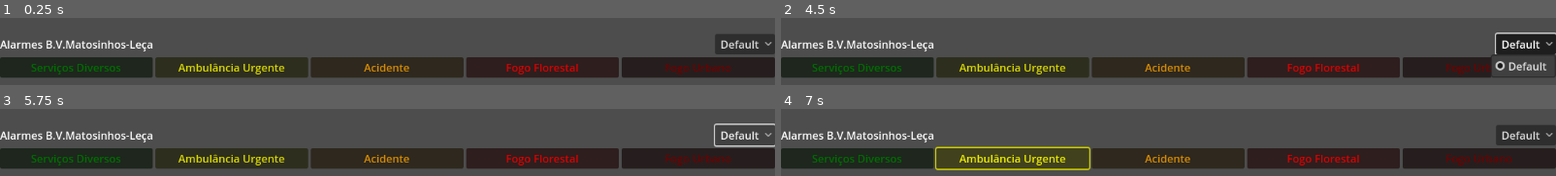
Above: before the commit, frames 1-4 (two rows, left to right).
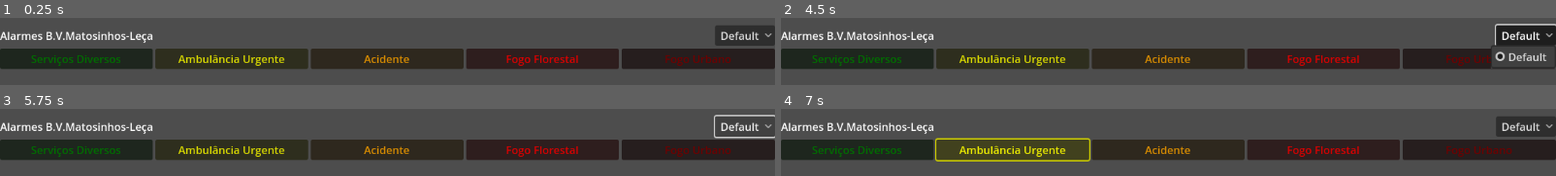
Above: after the commit, the same moments.

Repository: Acinonyx-Studio/larman
Game: Godot game, scene res://main.tscn
The game is run twice, just before and just after one commit, with the same random seed, the same clock (stepped at 60 frames per second) and the same inputs.
Inputs:
- Up to frame 1 (0.25 s): no input
- Up to frame 2 (4.5 s): click "Serviços Diversos" at 0.5 s; click "Ambulância Urgente" at 1.25 s; click "Acidente" at 2 s; click "Fogo Florestal" at 2.75 s; click "Fogo Urbano" at 3.5 s; click "Default" at 4.25 s
- Up to frame 3 (5.75 s): click "Default" at 5 s
- Up to frame 4 (7 s): click "Serviços Diversos" at 5.75 s; click "Ambulância Urgente" at 6.5 s

The runs differ from the first frame. In frame 1, 33% of the frame differs, in the area x 0-100%, y 11-89%; in frame 2, 33%; in frame 3, 33%; in frame 4, 34%, in the area x 0-100%, y 11-92%.

Commit message:
add debugging

Diff:
--- a/main.tscn
+++ b/main.tscn
@@ -46,22 +46,6 @@
 [node name="Button6" parent="VBoxContainer/AlarmButtons" instance=ExtResource("2_ok55k")]
 layout_mode = 2
 
-[node name="Button2" type="Button" parent="VBoxContainer/AlarmButtons"]
+[node name="Debug" type="Label" parent="VBoxContainer"]
+unique_name_in_owner = true
 layout_mode = 2
-size_flags_horizontal = 3
-text = "Ambulância Urgente"
-
-[node name="Button3" type="Button" parent="VBoxContainer/AlarmButtons"]
-layout_mode = 2
-size_flags_horizontal = 3
-text = "Acidente"
-
-[node name="Button4" type="Button" parent="VBoxContainer/AlarmButtons"]
-layout_mode = 2
-size_flags_horizontal = 3
-text = "Fogo Florestal"
-
-[node name="Button5" type="Button" parent="VBoxContainer/AlarmButtons"]
-layout_mode = 2
-size_flags_horizontal = 3
-text = "Fogo Urbano"
--- a/src/alarm_button.gd
+++ b/src/alarm_button.gd
@@ -3,19 +3,22 @@
 @export var color: Color = Color(0,0,0)
 @export var audioPath: String = "res://assets/audio1.wav"
 
+var parent
+
 var asp = AudioStreamPlayer.new()
-var parent
+
 
 func _ready() -> void:
 	add_child(asp)
 	asp.stream = load(audioPath)
-	parent = get_parent()
+	if not FileAccess.file_exists(audioPath):
+		parent.debug.text = "audio file "+str(audioPath)+" not found"
 	modulate = color
 
 
 
 func _on_button_up() -> void:
-	for child in parent.get_children():
+	for child in parent.alarm_buttons.get_children():
 		if child.is_in_group("alarm_btn"):
 			child.asp.stop()
 		asp.play()
--- a/src/main.gd
+++ b/src/main.gd
@@ -1,6 +1,7 @@
 extends Control
 @onready var audio_sources: OptionButton = $VBoxContainer/HBoxContainer2/AudioSources
 @onready var alarm_buttons: HBoxContainer = $VBoxContainer/AlarmButtons
+@onready var debug: Label = %Debug
 
 
 const ALARM_BUTTON = preload("res://alarmButton.tscn")
@@ -10,7 +11,8 @@
 	{ "label": "Ambulância Urgente", "color": "(1, 1, 0, 1)", "audioPath": "res://assets/audio2.wav" },
 	{ "label": "Acidente", "color": "(1, 0.647, 0, 1)", "audioPath": "res://assets/audio3.wav" },
 	{ "label": "Fogo Florestal", "color": "(1, 0, 0, 1)", "audioPath": "res://assets/audio4.wav" },
-	{ "label": "Fogo Urbano", "color": "(0.5, 0, 0, 1)", "audioPath": "res://assets/audio5.wav" }
+	{ "label": "Fogo Urbano", "color": "(0.5, 0, 0, 1)", "audioPath": "res://assets/audio5.wav" },
+	{ "label": "qwe", "color": "(1, 1, 0, 1)", "audioPath": "res://assets/audio2.wav" }
 ]'''
 
 
@@ -30,7 +32,6 @@
 				"color": str(child.color),
 				"audioPath": child.audioPath
 			})
-	print(data)
 	file.store_string(str(data))
 	file = null
 
@@ -39,6 +40,7 @@
 	if not FileAccess.file_exists(path):
 		file = FileAccess.open(path,FileAccess.WRITE)
 		file.store_string(default_btns)
+		debug.text = "no buttons file: creating"
 		file.close()
 
 	for child in alarm_buttons.get_children():
@@ -48,13 +50,12 @@
 	var json_string = file.get_as_text()
 	var json = JSON.new()
 	var error = json.parse(json_string)
-	print(error, json_string)
 	if error == OK:
 		var data = json.get_data()
-		print(data)
 		for item in data:
 			var alarm_button_instance = ALARM_BUTTON.instantiate()
 			alarm_button_instance.text = item.label
+			alarm_button_instance.parent = self
 
 			var color_components = item.color.substr(1, item.color.length() - 2).split(",")
 			alarm_button_instance.color = Color(
@@ -77,4 +78,3 @@
 func _on_audio_output_selected(index: int):
 	var selected_device = AudioServer.get_output_device_list()[index]
 	AudioServer.output_device = selected_device
-	print("Selected audio output: ", selected_device)
Not shown, changed: export_presets.cfg
